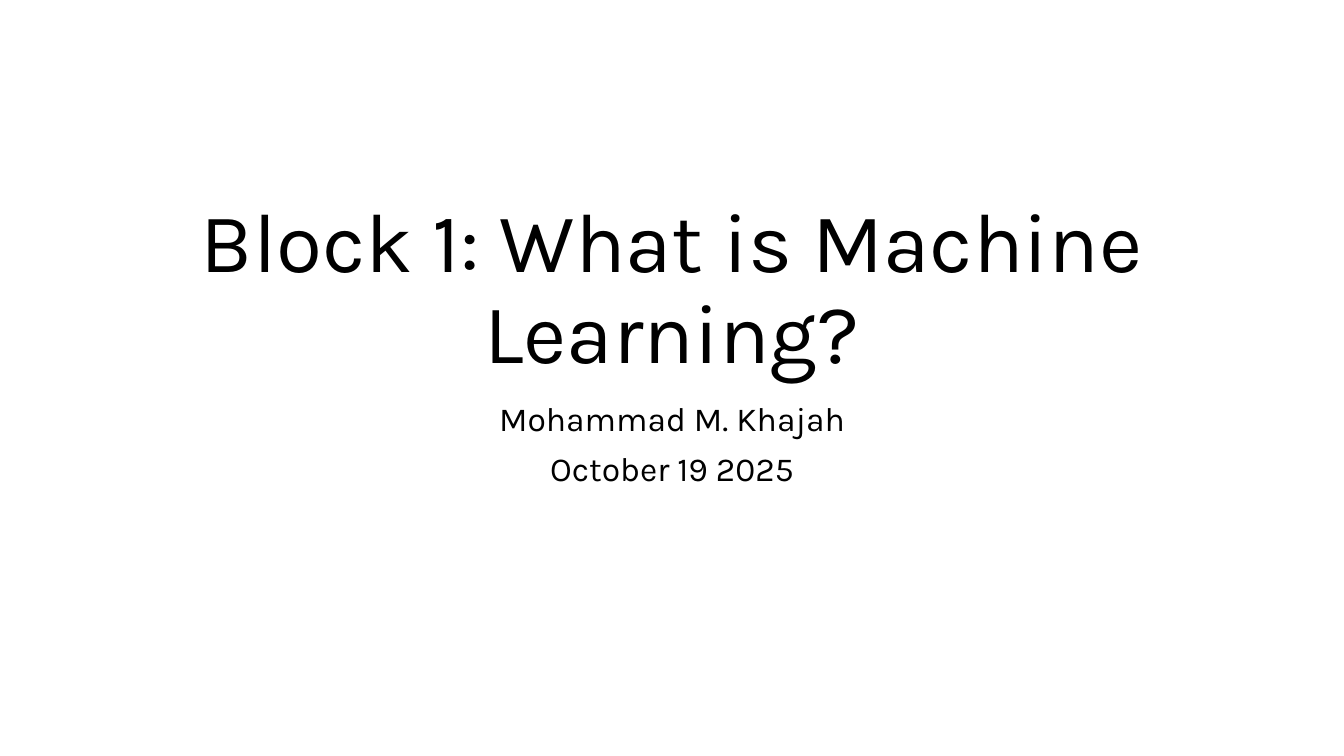
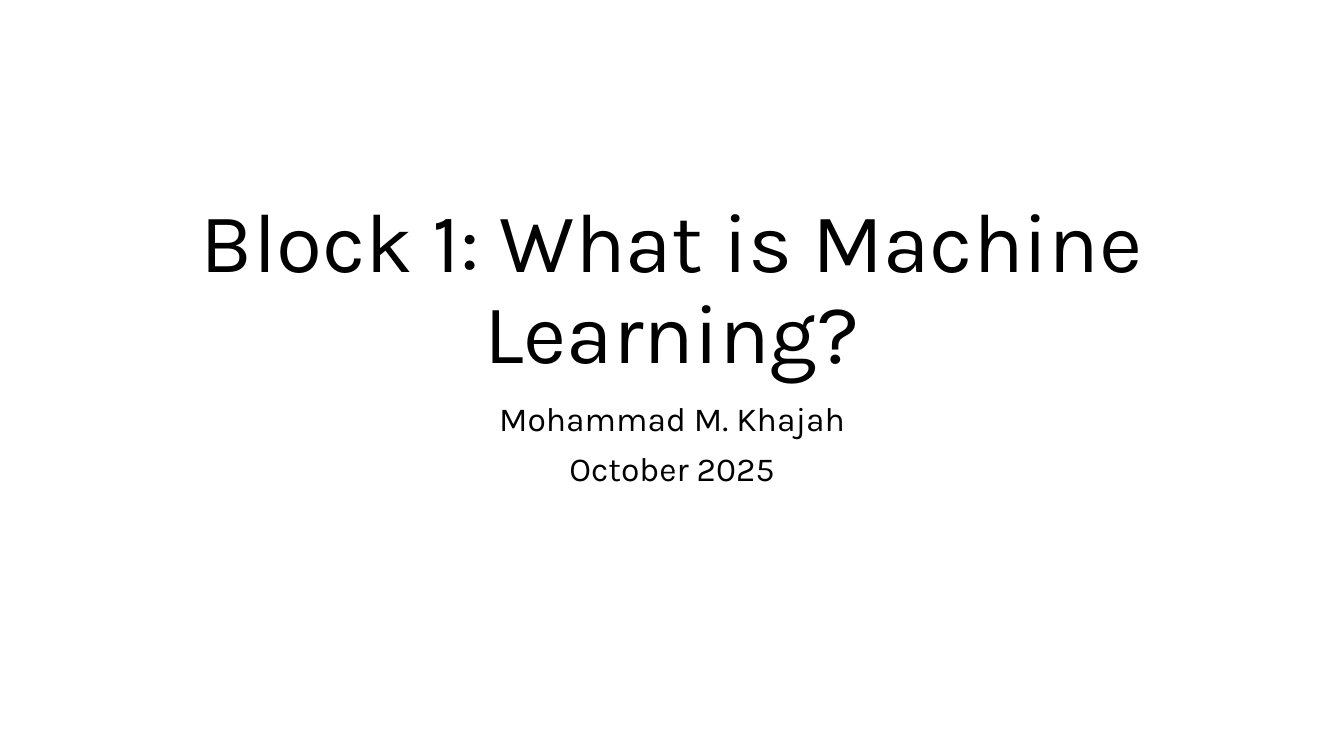
Before and after one commit to KISRDevelopment/python-ml-2025, a slide deck: slide 1 of slides/block1.pptx. Drawn at 1344x756 pixels with LibreOffice and Linux fonts; fonts in the diff are those of the drawing. Boxes give left, top, right and bottom in pixels: in the first picture for what was removed or moved away, otherwise in the second. Text is boxed around its words. In the diff, an @@ line names an element or a change of style, - is before the commit and + after.

```diff
--- a/slides/block1.pptx
+++ b/slides/block1.pptx
@@ subtitle at (x1=569, y1=458, x2=775, y2=482): text changed @@
-October 19 2025
+October 2025
```
Also in this commit, not shown: 2 other files.
